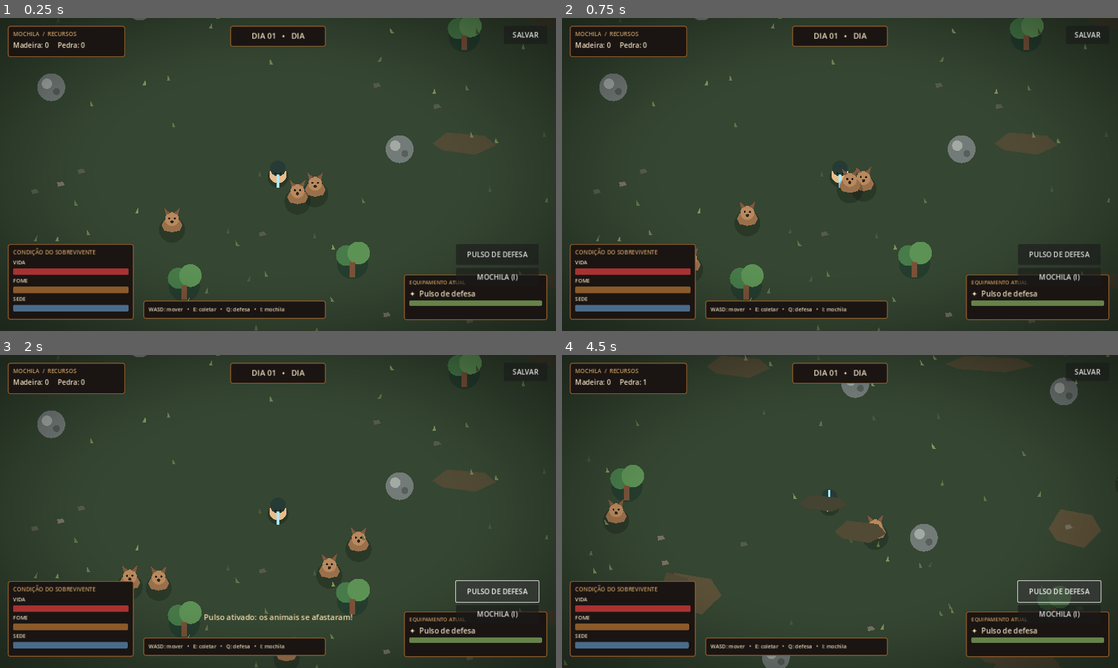
Above: before the commit, frames 1-4 (two rows, left to right).
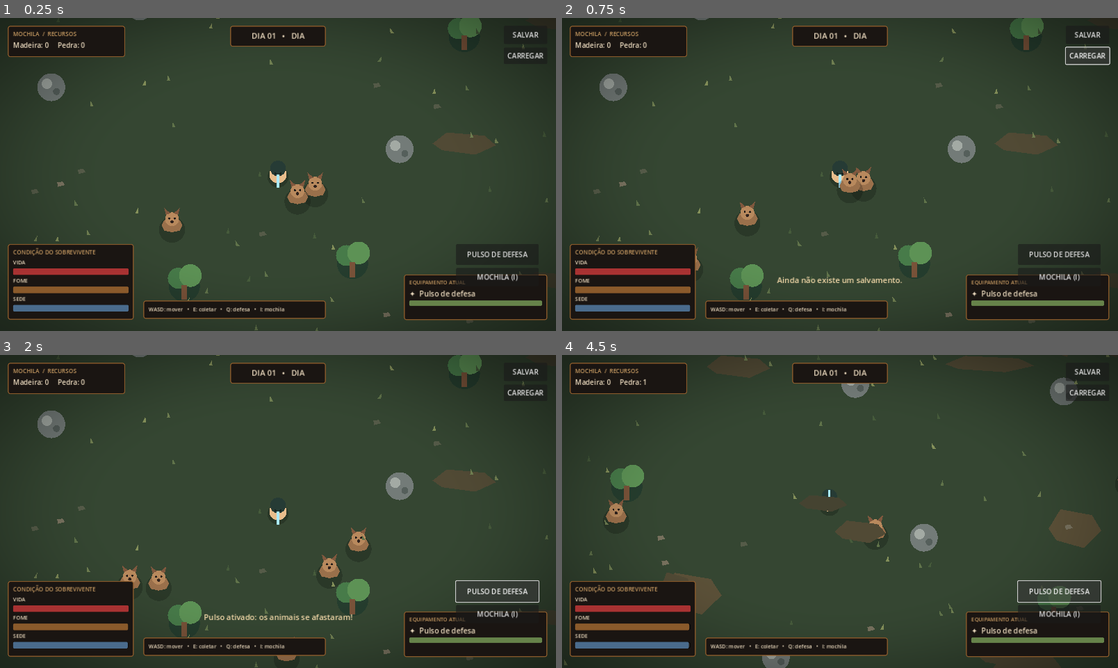
Above: after the commit, the same moments.

Repository: vanessaarcelino13-blip/Jogo-sobreviv-ncia-
Game: Godot game, scene res://scenes/main.tscn
The game is run twice, just before and just after one commit, with the same random seed, the same clock (stepped at 60 frames per second) and the same inputs.
Inputs (mouse positions are in pixels of both pictures, inside the frame that each line leads up to):
- Up to frame 1 (0.25 s): no input
- Up to frame 2 (0.75 s): click (1090, 55) at 0.5 s, where only the run after the commit has a clickable "CARREGAR"
- Up to frame 3 (2 s): click "PULSO DE DEFESA" at 1.25 s
- Up to frame 4 (4.5 s): hold D (move_right) 2.03-2.78 s; hold Q (defend) 2.03-2.78 s; hold S (move_down) 2.78-3.53 s; tap E (interact) at 2.85, 4.35 s; hold D (move_right) 3.53-4.28 s; hold Q (defend) 3.53-4.28 s; hold W (move_up) from 4.28 s (still down)

The runs differ from the first frame. In frame 1, less than 0.1% of the frame differs, in the area x 91-98%, y 9-14%; in frame 2, 0.4%, in the area x 38-99%, y 9-85%; in frame 3, less than 0.1%; in frame 4, 0.2%.

Commit message:
Integrar baú, corpo recuperável e carregar salvamento

Diff:
--- a/scripts/main.gd
+++ b/scripts/main.gd
@@ -27,7 +27,8 @@
 
 func _ready() -> void:
     randomize()
-    GameManager.reset_new_game()
+    if not GameManager.load_game():
+        GameManager.reset_new_game()
     _create_world()
     _create_player()
     _create_hud()
@@ -253,6 +254,13 @@
     save_button.pressed.connect(_save_game)
     hud.add_child(save_button)
 
+    var load_button := Button.new()
+    load_button.text = "CARREGAR"
+    load_button.position = Vector2(1160,68)
+    load_button.custom_minimum_size = Vector2(100,38)
+    load_button.pressed.connect(_load_game)
+    hud.add_child(load_button)
+
     var inventory_button := Button.new()
     inventory_button.text = "MOCHILA (I)"
     inventory_button.position = Vector2(1050,575)
@@ -389,6 +397,13 @@
     GameManager.save_game()
     _show_message("Progresso salvo!")
 
+func _load_game() -> void:
+    if GameManager.load_game():
+        _show_message("Progresso carregado!")
+        _refresh_hud()
+    else:
+        _show_message("Ainda não existe um salvamento.")
+
 func _show_message(text_value: String) -> void:
     if message_label:
         message_label.text = text_value
